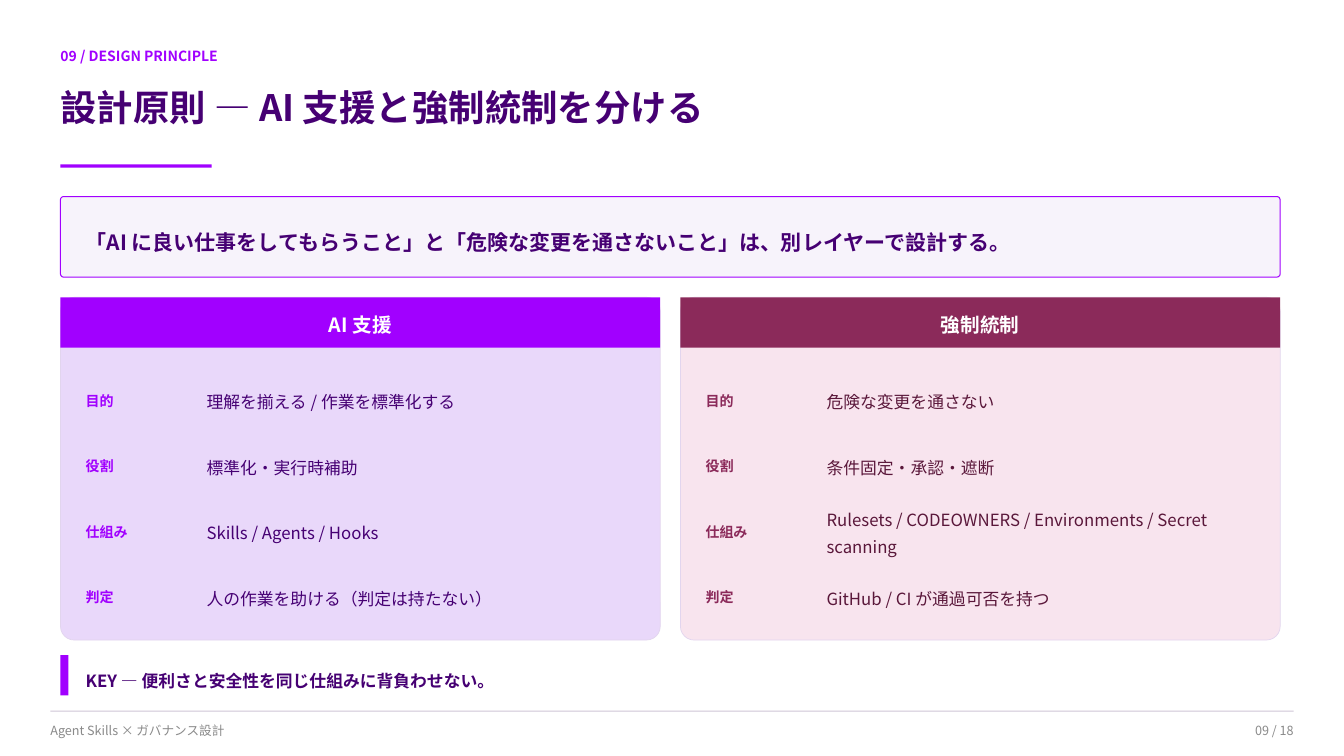
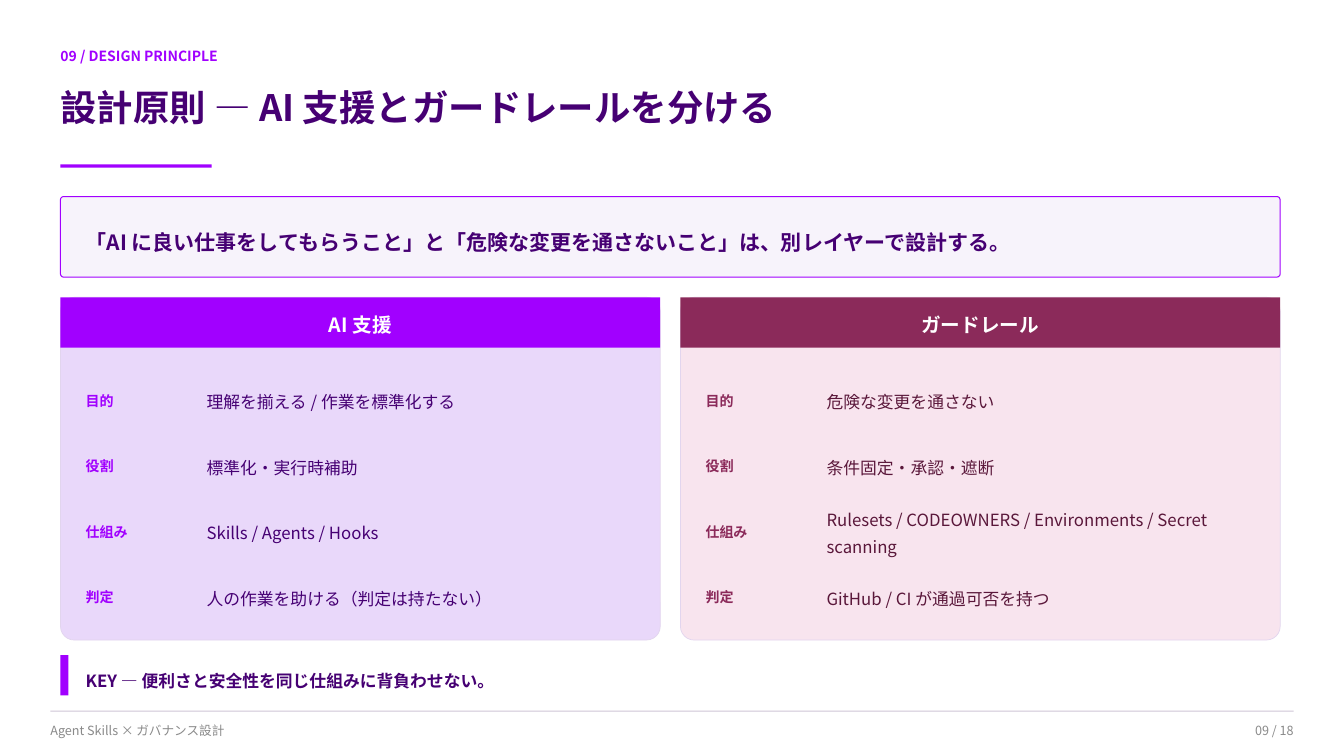
Before and after one commit to tkhjp/github-copilot-exercise, a slide deck: slide 9 of docs/slide/agent_skills_slides_jp.pptx. Drawn at 1344x756 pixels with LibreOffice and Linux fonts; fonts in the diff are those of the drawing. Boxes give left, top, right and bottom in pixels: in the first picture for what was removed or moved away, otherwise in the second. Text is boxed around its words. In the diff, an @@ line names an element or a change of style, - is before the commit and + after.

```diff
--- a/docs/slide/agent_skills_slides_jp.pptx
+++ b/docs/slide/agent_skills_slides_jp.pptx
@@ text at (60,90,776,125): text changed @@
-設計原則 ― AI 支援と強制統制を分ける
+設計原則 ― AI 支援とガードレールを分ける
@@ text at (921,315,1039,333): text changed @@
-強制統制
+ガードレール
```
Also in this commit, not shown: 3 other slides changed.
